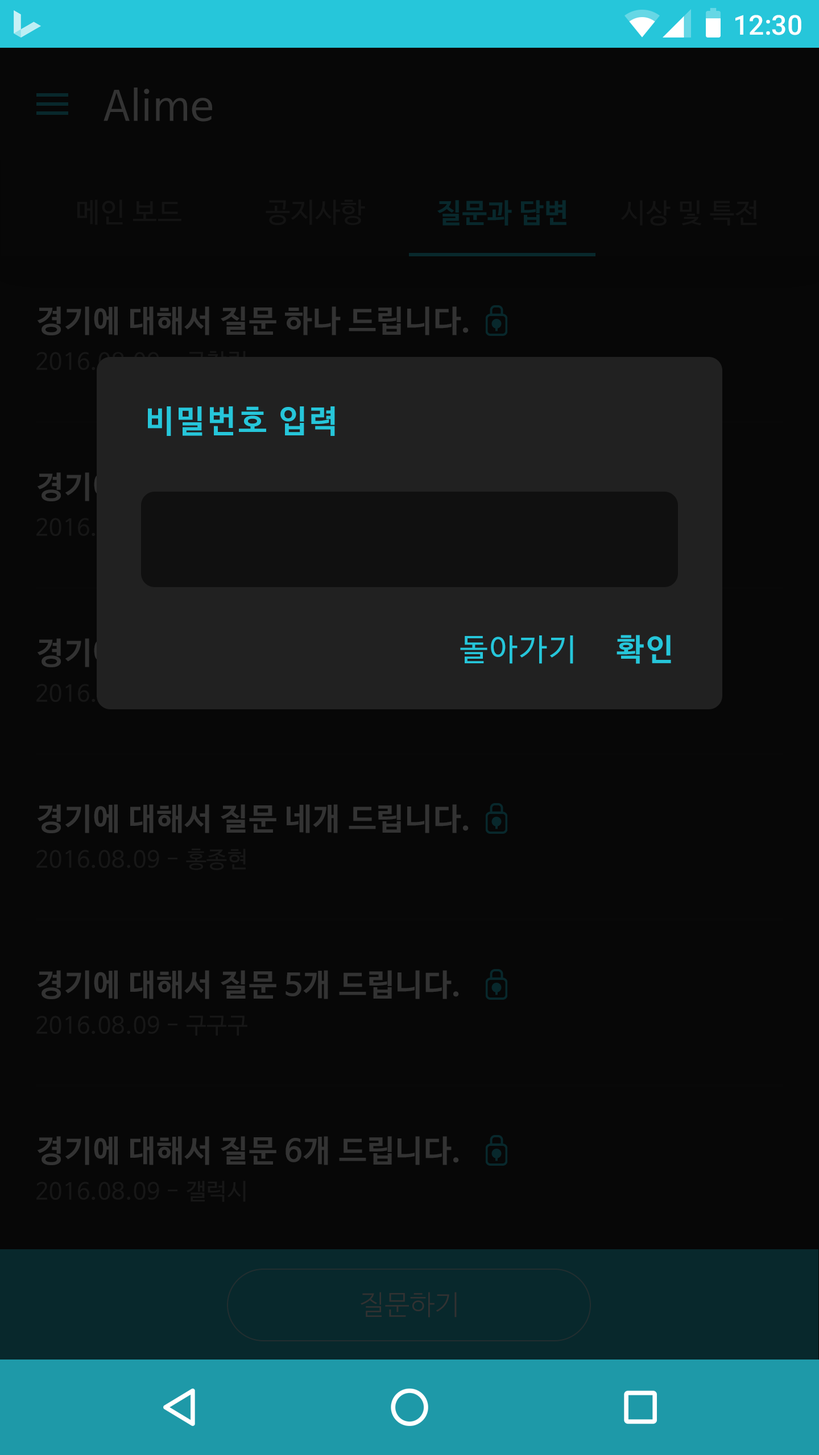
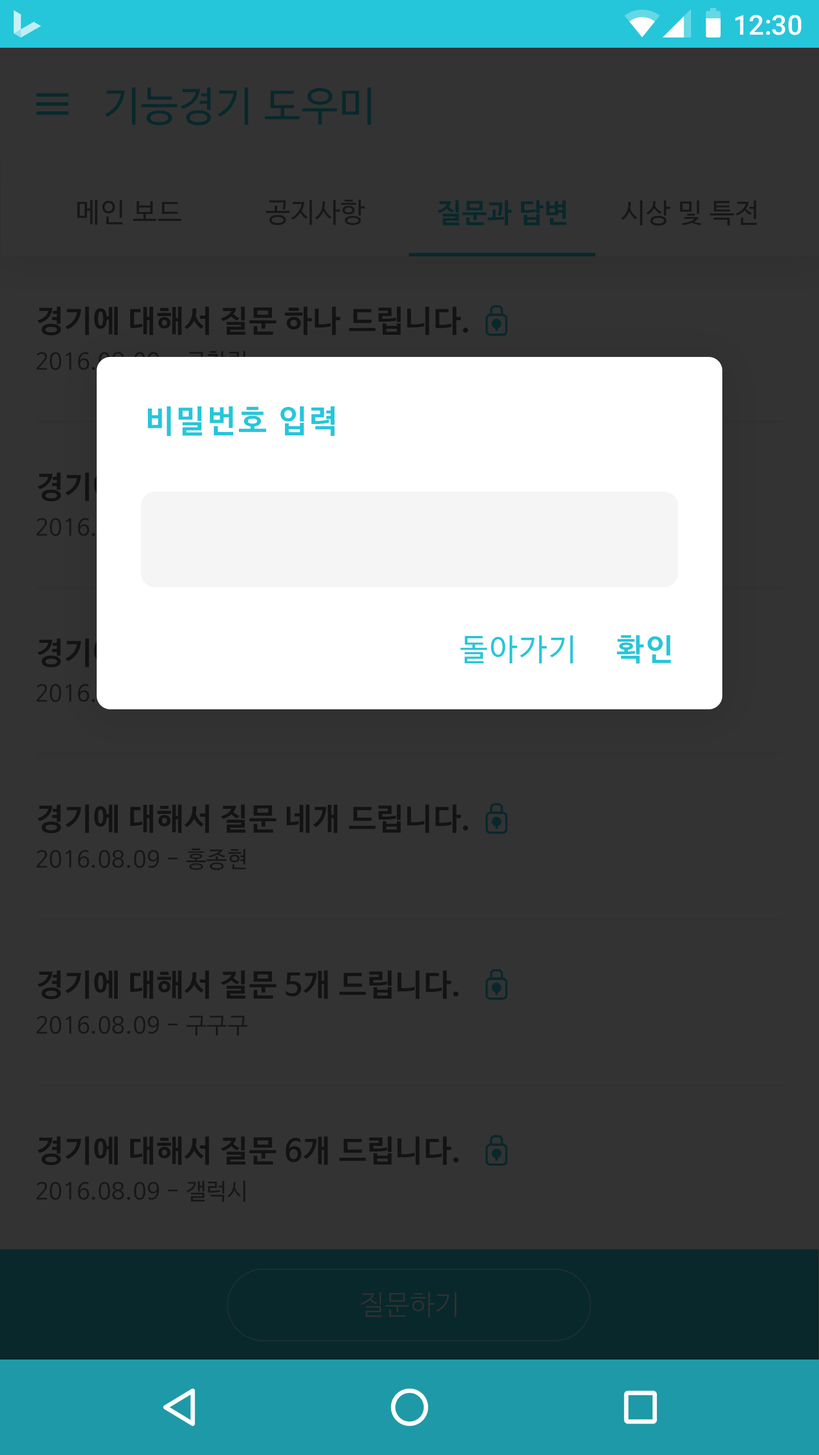
Before/after of a (819, 1455) layered artwork. What changed in the layer stack:
painted on "TextField" over [140, 491, 678, 588]
painted on "Card" over [96, 357, 722, 710]
renamed "Alime" to "기능경기 도우미", painted on it over [103, 86, 372, 126]
painted on "Background" (3rd of 4, in "Action Bar") over [0, 47, 819, 161]
painted on "시상 및 특전" over [620, 200, 757, 226]
painted on "공지사항" over [265, 199, 365, 226]
painted on "메인 보드" over [77, 199, 182, 226]
painted on "Background" (4th of 4, in "ExtandedActionbar/Tabs") over [1, 160, 819, 256]
painted on "경기에 대해서 질문 6개 드립니다." over [36, 1136, 459, 1166]
"Divider" (3rd of 7, in "List"): opacity 20% → 5% over [36, 1084, 783, 1087]
painted on "경기에 대해서 질문 5개 드립니다." over [36, 970, 459, 1000]
"Divider" (4th of 7, in "List"): opacity 20% → 5% over [36, 918, 783, 921]
painted on "경기에 대해서 질문 네개 드립니다." over [36, 804, 469, 834]
"Divider" (5th of 7, in "List"): opacity 20% → 5% over [36, 752, 783, 755]
painted on "경기에 대해서 질문 세개 드립니다." over [36, 638, 469, 668]
"Divider" (6th of 7, in "List"): opacity 20% → 5% over [36, 586, 783, 589]
painted on "경기에 대해서 질문 두개 드립니다." over [36, 472, 469, 502]
"Divider" (7th of 7, in "List"): opacity 20% → 5% over [36, 420, 783, 423]
painted on "경기에 대해서 질문 하나 드립니다." over [36, 306, 469, 336]
painted on "레이어 0" over [0, 47, 819, 1360]
